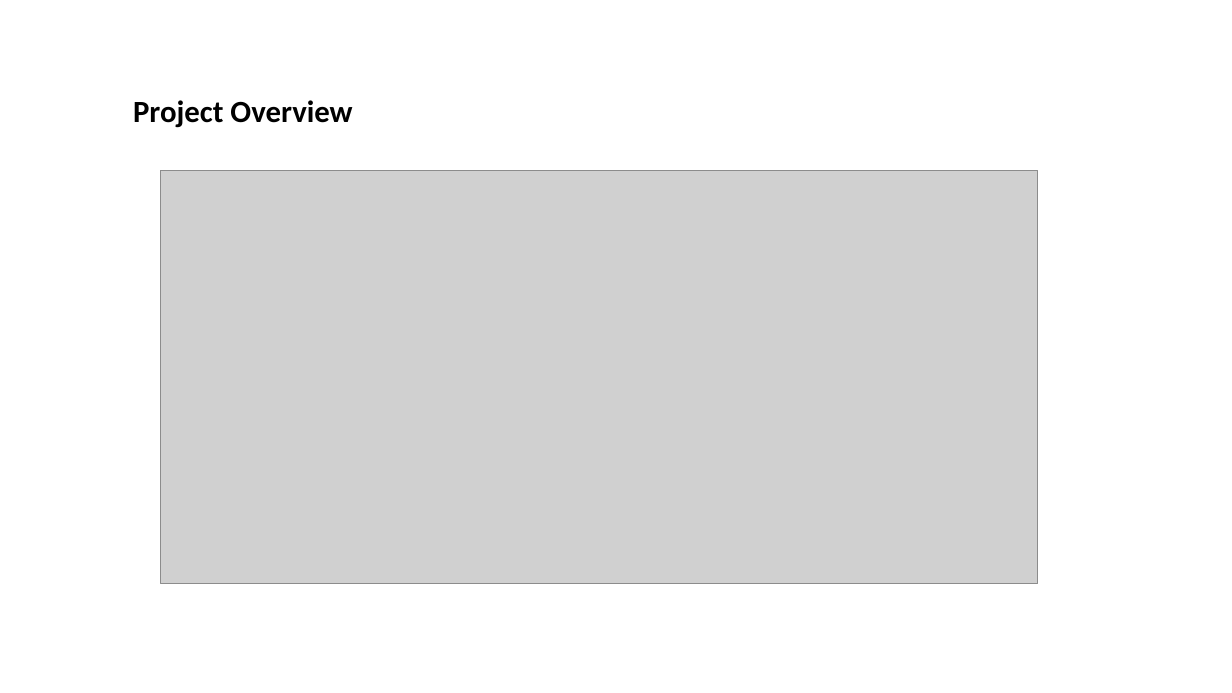
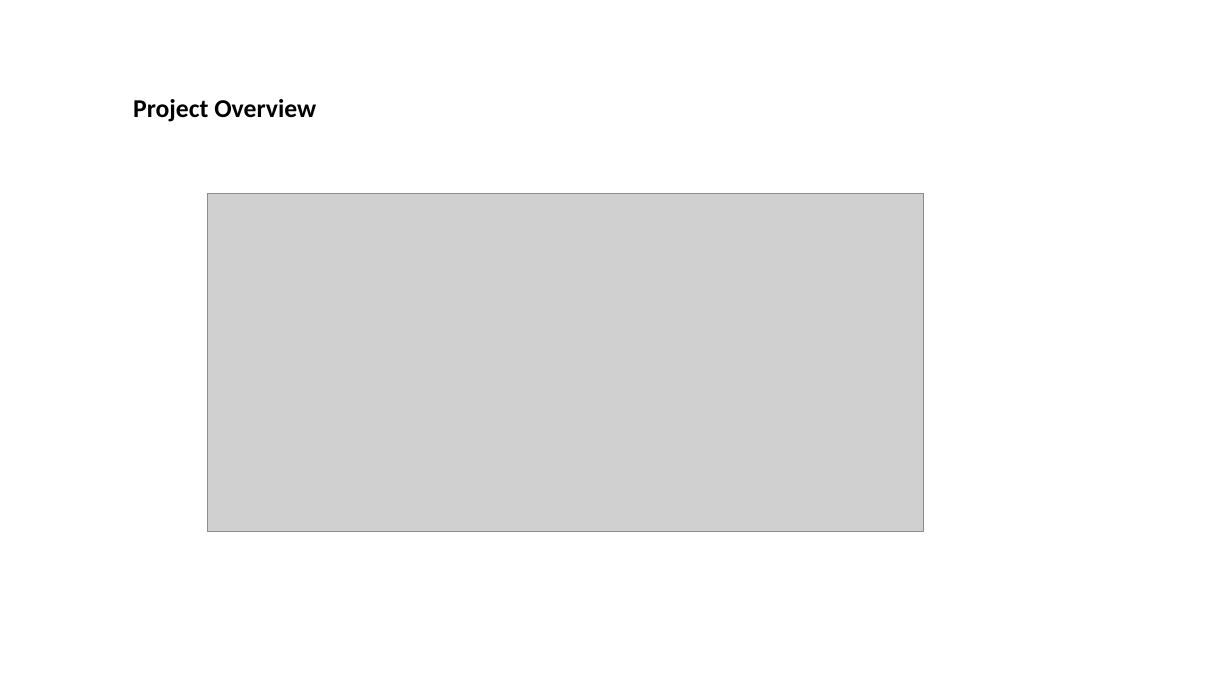
Before and after one commit to LoqmanSamani/mapk-pathway, a slide deck: slide 3 of article/presentation .odp (slide 2 before the commit). Drawn at 1232x693 pixels with LibreOffice and Linux fonts; fonts in the diff are those of the drawing; grey boxes stand for pictures. Boxes give left, top, right and bottom in pixels: in the first picture for what was removed or moved away, otherwise in the second. Text is boxed around its words. In the diff, an @@ line names an element or a change of style, - is before the commit and + after.

```diff
--- a/article/presentation .odp
+++ b/article/presentation .odp
@@ text "Project Overview" at (133, 99, 316, 122): size 24 to 20 pt @@
@@ picture: place and size @@
-picture at (161, 170, 1038, 584)
+picture at (208, 193, 924, 531)
```
Also in this commit, not shown: 9 other slides changed, 1 slide added.
